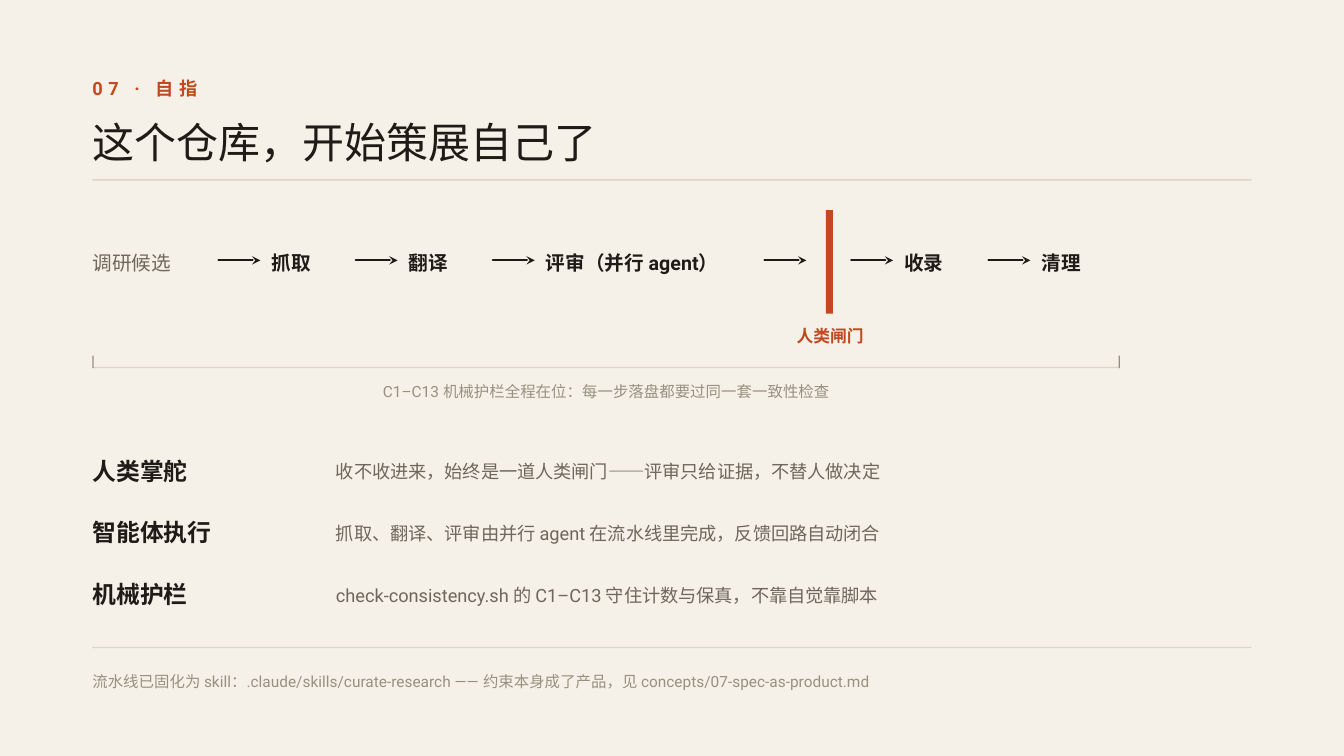
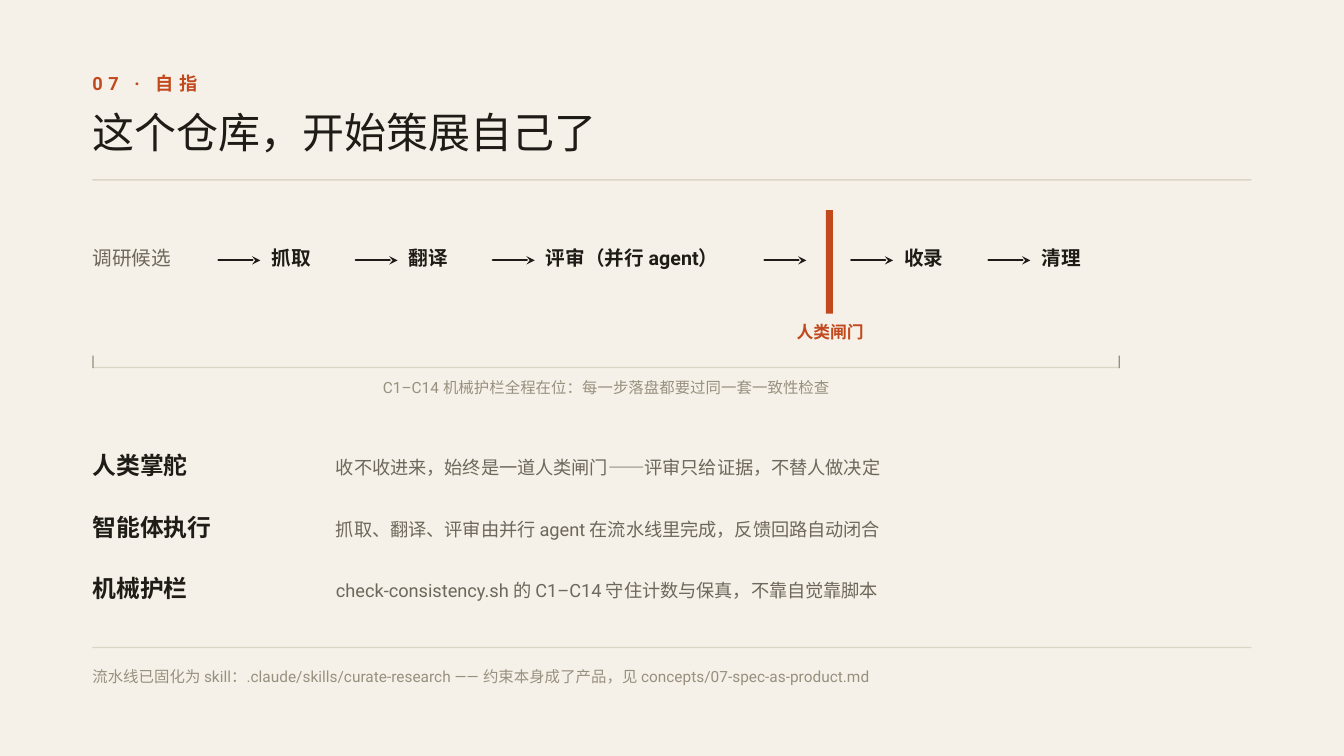
Before and after one commit to deusyu/harness-engineering, a slide deck: slide 8 of works/harness-engineering-intro-deck/deck/deck.pptx. Drawn at 1344x756 pixels with LibreOffice and Linux fonts; fonts in the diff are those of the drawing. Boxes give left, top, right and bottom in pixels: in the first picture for what was removed or moved away, otherwise in the second. Text is boxed around its words. In the diff, an @@ line names an element or a change of style, - is before the commit and + after.

```diff
--- a/works/harness-engineering-intro-deck/deck/deck.pptx
+++ b/works/harness-engineering-intro-deck/deck/deck.pptx
@@ text "这个仓库，开始策展自己了" at (92, 112, 596, 153): line spacing 1.2 to 36pt @@
@@ line spacing 1.2 to 16.8pt in 6 elements at (92, 248, 170, 267), (272, 248, 311, 267), (409, 248, 448, 267), (546, 248, 719, 269), (904, 248, 943, 267), (1042, 248, 1081, 267) @@
@@ text "人类闸门" at (797, 323, 864, 340): line spacing 1.2 to 14.4pt @@
@@ text at (383, 380, 829, 394): text changed @@
-C1–C13 机械护栏全程在位：每一步落盘都要过同一套一致性检查
+C1–C14 机械护栏全程在位：每一步落盘都要过同一套一致性检查
@@ line spacing 1.2 to 15.6pt in 3 elements at (92, 74, 198, 92), (336, 458, 880, 476), (336, 520, 880, 540) @@
@@ line spacing 1.2 to 20.4pt in 3 elements at (92, 453, 187, 476), (92, 515, 211, 538), (92, 576, 187, 599) @@
@@ text at (336, 581, 878, 601): text changed @@
-check-consistency.sh 的 C1–C13 守住计数与保真，不靠自觉靠脚本
+check-consistency.sh 的 C1–C14 守住计数与保真，不靠自觉靠脚本
@@ text "流水线已固化为 skill：.claude/skills/curate-research —— 约束本身成了产品，见 c ..." at (92, 669, 869, 685): line spacing 1.45 to 15.9pt @@
```
Also in this commit, not shown: 9 other slides changed, 18 other files.
